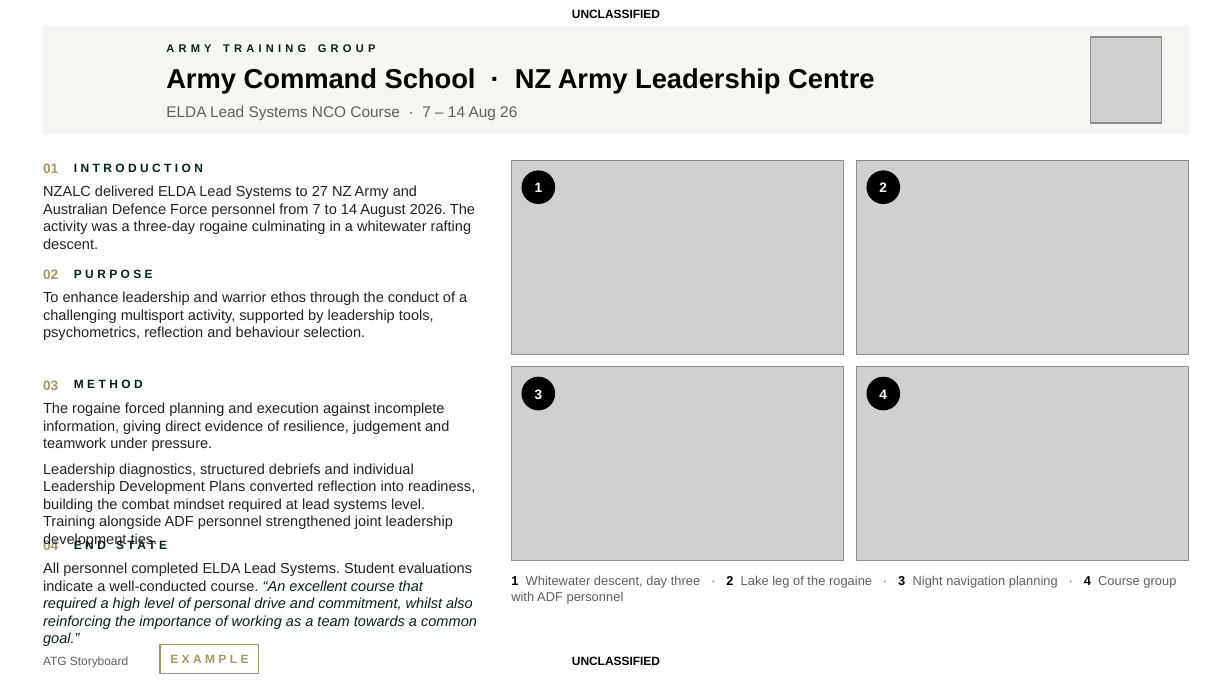
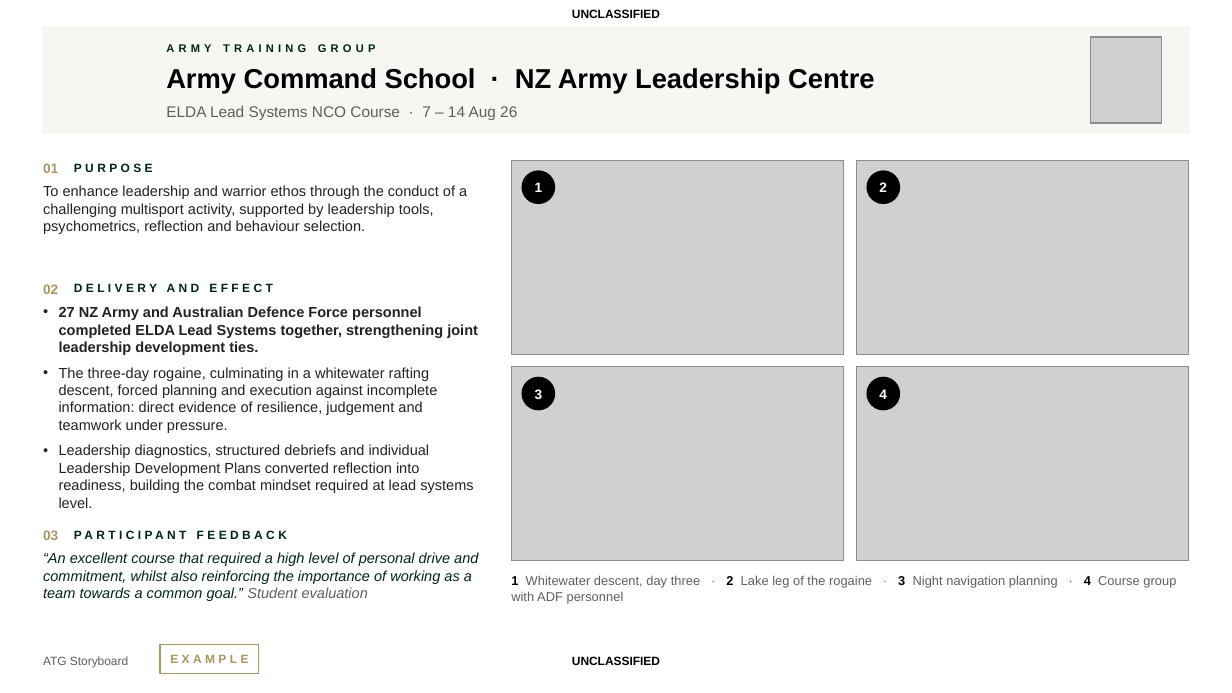
Before and after one commit to TacEdge/PUP, a slide deck: slide 2 of output/atg-storyboard-template.pptx. Drawn at 1232x693 pixels with LibreOffice and Linux fonts; fonts in the diff are those of the drawing; grey boxes stand for pictures; background and template pictures are left out. Boxes give left, top, right and bottom in pixels: in the first picture for what was removed or moved away, otherwise in the second. Text is boxed around its words. In the diff, an @@ line names an element or a change of style, - is before the commit and + after.

```diff
--- a/output/atg-storyboard-template.pptx
+++ b/output/atg-storyboard-template.pptx
@@ text "PURPOSE": place and size @@
-text "PURPOSE" at [74,269,153,278]
+text "PURPOSE" at [74,163,153,172]
@@ text removed at [74,163,203,172] @@
-INTRODUCTION
@@ text "To enhance leadership and warrior ...": place and size @@
-text "To enhance leadership and warrior ..." at [43,291,467,340]
+text "To enhance leadership and warrior ..." at [43,185,467,234]
@@ text removed at [43,185,475,249] @@
-NZALC delivered ELDA Lead Systems to 27 NZ Army and Australian Defence Force personnel from 7 to 14 August 2026. The activity was a three-day rogaine culminating in a whitewater rafting descent.
@@ text "02": place and size @@
-text "02" at [43,269,58,279]
+text "02" at [43,284,58,294]
@@ text added at [74,283,273,292], 7 pt, text #002516, bold @@
+DELIVERY AND EFFECT
@@ text at [59,306,478,508]: text changed @@
-The rogaine forced planning and execution against incomplete information, giving direct evidence of resilience, judgement and teamwork under pressure.
-Leadership diagnostics, structured debriefs and individual Leadership Development Plans converted reflection into readiness, building the combat mindset required at lead systems level. Training alongside ADF personnel strengthened joint leadership development ties.
+• 27 NZ Army and Australian Defence Force personnel completed ELDA Lead Systems together, strengthening joint leadership development ties.
+• The three-day rogaine, culminating in a whitewater rafting descent, forced planning and execution against incomplete information: direct evidence of resilience, judgement and teamwork under pressure.
+• Leadership diagnostics, structured debriefs and individual Leadership Development Plans converted reflection into readiness, building the combat mindset required at lead systems level.
@@ text removed at [74,379,143,388] @@
-METHOD
@@ text "03": place and size @@
-text "03" at [43,380,58,390]
+text "03" at [43,530,58,540]
@@ text removed at [43,539,58,553] @@
-04
@@ text removed at [74,537,480,558] @@
-END STATE
@@ text added at [74,527,480,548], 7 pt, text #002516, bold @@
+PARTICIPANT FEEDBACK
@@ text at [43,552,478,601]: text changed @@
-All personnel completed ELDA Lead Systems. Student evaluations indicate a well-conducted course. “An excellent course that required a high level of personal drive and commitment, whilst also reinforcing the importance of working as a team towards a common goal.”
+“An excellent course that required a high level of personal drive and commitment, whilst also reinforcing the importance of working as a team towards a common goal.” Student evaluation
```
Also in this commit, not shown: 2 other slides changed, 2 other files.
